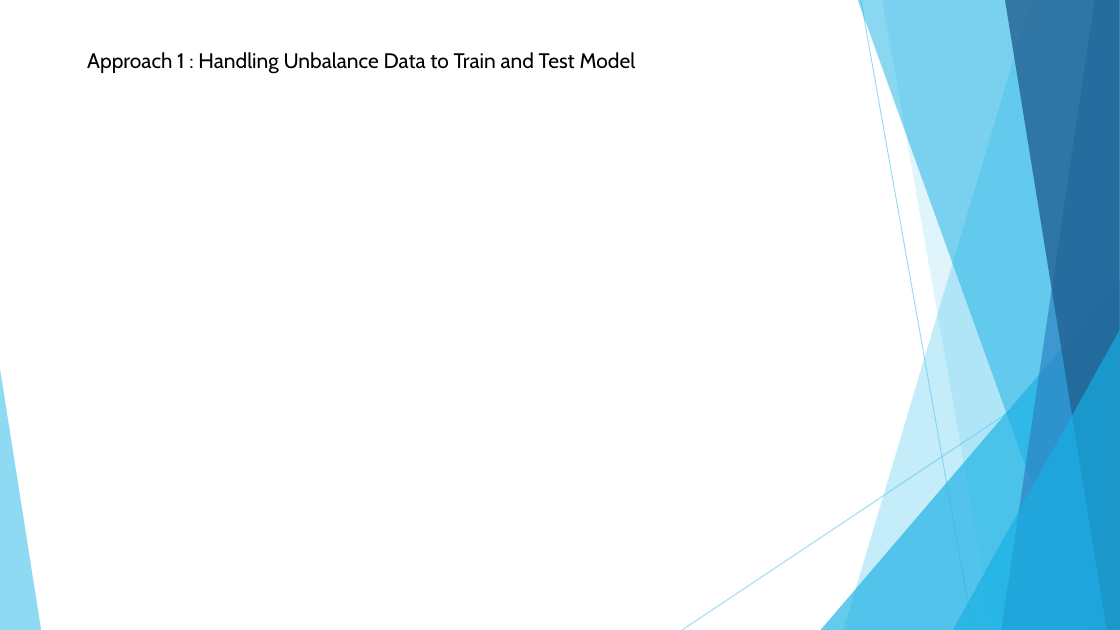
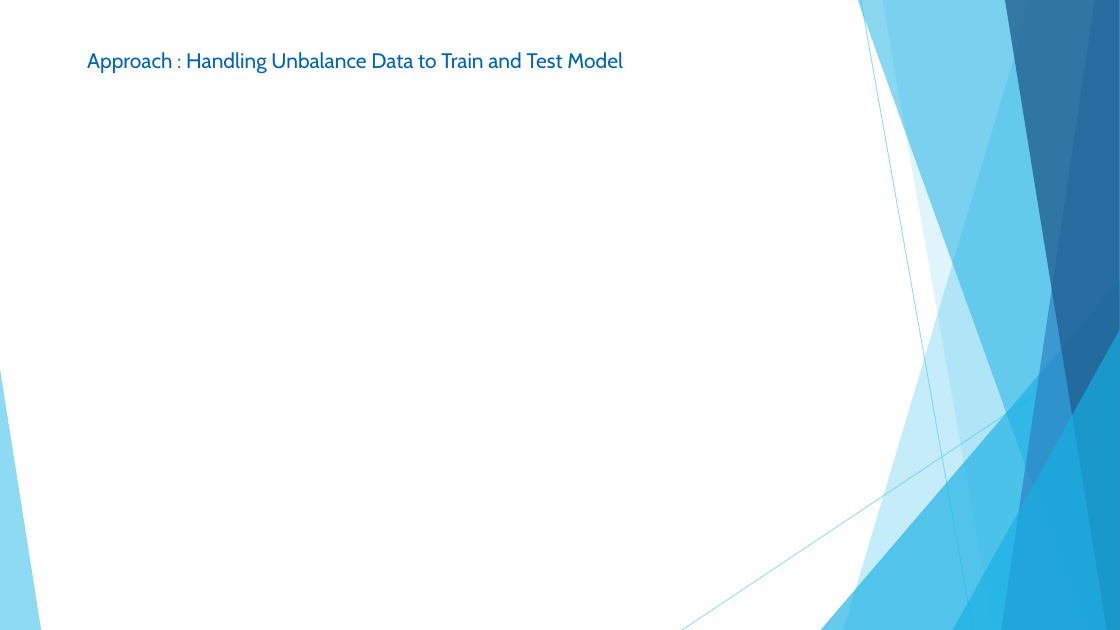
Before and after one commit to pyachauhan/Data-Hackathon-ModelTeam, a slide deck: slide 6 of PPT.pptx (slide 5 before the commit). Drawn at 1120x630 pixels with LibreOffice and Linux fonts; fonts in the diff are those of the drawing. Boxes give left, top, right and bottom in pixels: in the first picture for what was removed or moved away, otherwise in the second. Text is boxed around its words. In the diff, an @@ line names an element or a change of style, - is before the commit and + after.

```diff
--- a/PPT.pptx
+++ b/PPT.pptx
@@ text at [87, 52, 623, 74]: text changed; text colour #000000 to #0064B4 @@
-Approach 1 : Handling Unbalance Data to Train and Test Model
+Approach : Handling Unbalance Data to Train and Test Model
```
Also in this commit, not shown: 5 other slides changed, 2 slides added, 2 slides removed.
